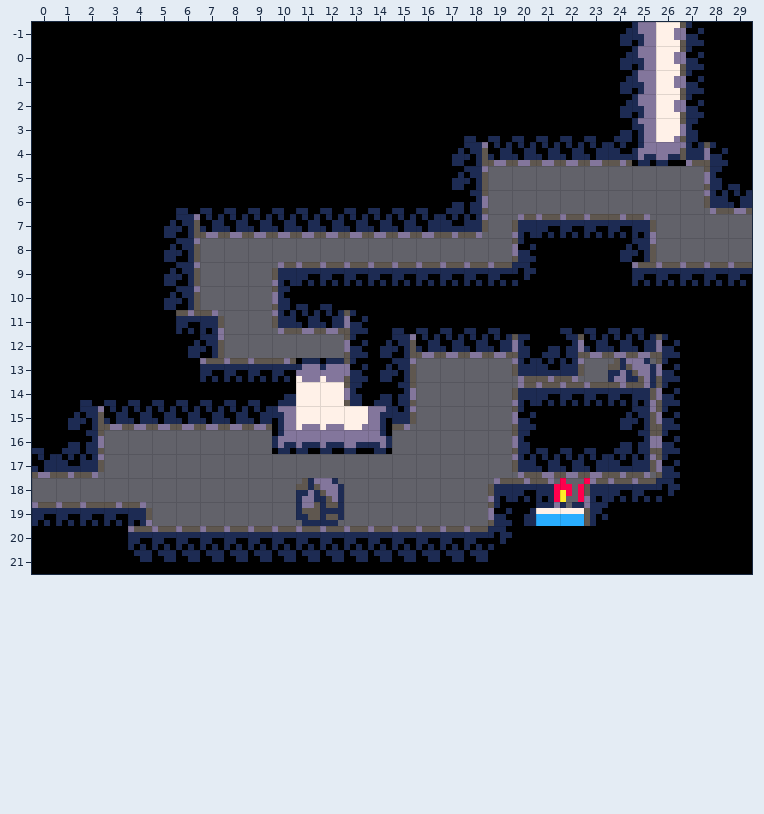
Tiled map: data/maps/b03.tmx. That is the earlier state.
Cells are 8x8 px. Shown: x 0..29, y -1..21. The commit also replaced the tileset; all pictures use the new one.
The result:
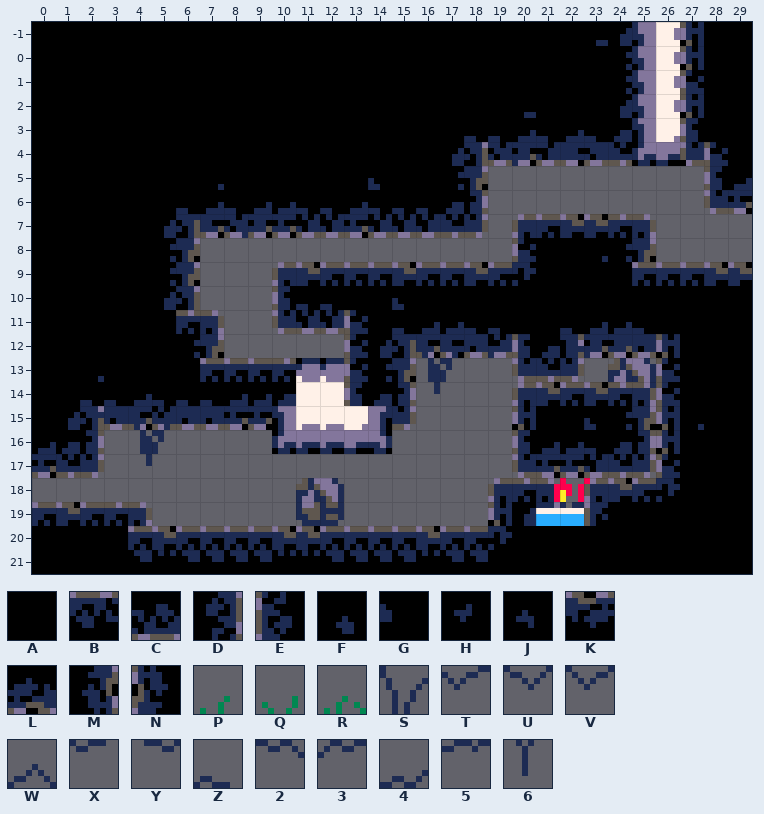
Key: from "tileset": A 0, B 1, C 1 turned 180, D 2, E 2 turned 180, F 7, G 8, H 9, J 9 flipped up-down, K 10, L 10 turned 180, M 11 flipped left-right, N 11 flipped up-down, P 40 "decor", Q 41 "decor", R 42 "decor", S 64 "decor", T 65 "decor", U 66 "decor", V 66 flipped left-right "decor", W 66 flipped up-down "decor", X 67 "decor", Y 67 flipped left-right "decor", Z 67 flipped up-down "decor", 2 68 "decor", 3 68 flipped left-right "decor", 4 68 flipped up-down "decor", 5 69 "decor", 6 80 "decor".
_ is an empty cell.
The edit:
Layer "Tiles":
y 0: x 23 A -> H; x 27 E -> N
y 1: x 24 D -> M; x 27 E -> N
y 2: x 24 D -> M
y 3: x 20 A -> H; x 27 E -> N
y 4: x 20 C -> L; x 22 C -> L
y 5: x 19..22 ____ -> UX25
y 6: x 7 A -> J; x 13..14 AA -> FG; x 17 D -> M; x 29 C -> L
y 7: x 7 C -> L; x 9..10 CC -> LL; x 13 C -> L
y 8: x 6..8 ___ -> 3YV; x 22..23 BB -> KK
y 9: x 5 D -> M; x 18 _ -> 4; x 23..24 AD -> JM
y 10: x 5 D -> M; x 11 B -> K; x 15 B -> K; x 18 B -> K; x 28..29 BB -> KK
y 11: x 14..15 AA -> FG
y 12: x 16..17 CC -> LL; x 23..24 CC -> LL
y 13: x 6 D -> M; x 15..18 ____ -> XSTU; x 22..26 ____E -> UX25N
y 14: x 2 A -> J; x 14 D -> M; x 16 _ -> 6
y 15: x 4 C -> L; x 8..9 CC -> LL; x 21 B -> K; x 23 B -> K
y 16: x 2..7 ______ -> 25ST25; x 20 E -> N; x 22..24 AAD -> FGM; x 26..27 EA -> NJ
y 17: x 0 C -> L; x 4 _ -> 6; x 21..22 CC -> LL; x 26 E -> N
y 18: x 20 _ -> P; x 23 _ -> Q
y 19: x 0 _ -> R; x 24 B -> K
y 20: x 1 B -> K; x 5 _ -> R; x 10..11 __ -> WZ; x 16 _ -> Q; x 19 E -> N
y 21: x 5 B -> K; x 10..11 BB -> KK; x 16 B -> K
